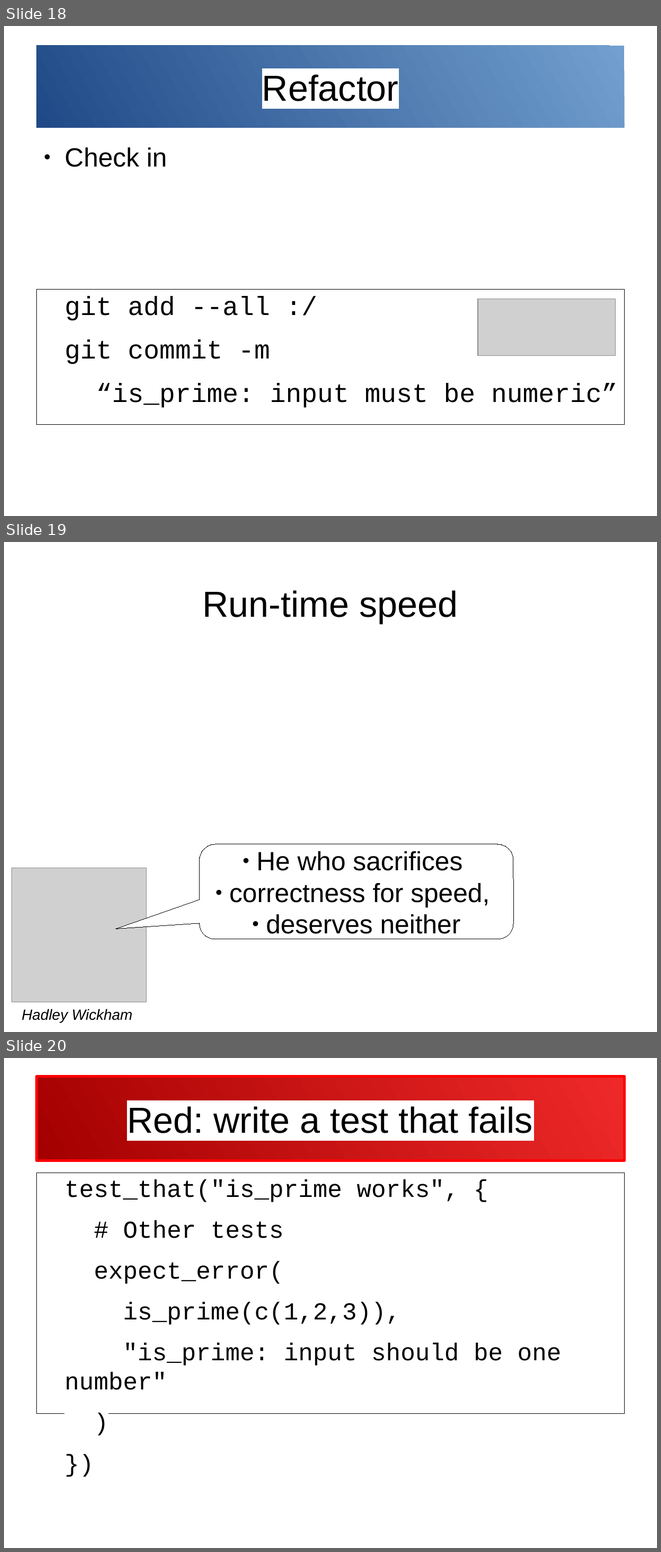
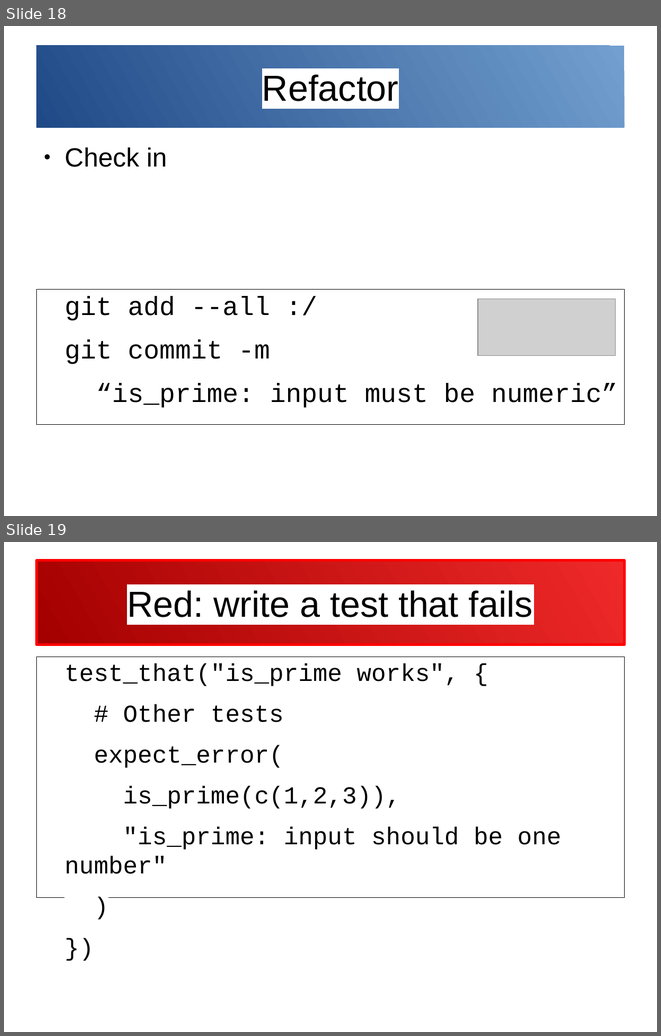
Before and after one commit to richelbilderbeek/PresentationsAboutR, a slide deck: TestDrivenDevelopment/TestDrivenDevelopment.odp. Shown one above the other, each under a label of ours: slides 18, 19 and 20 before the commit, slides 18 and 19 after it. The pictures are 661x1552 and 661x1036 pixels, drawn with LibreOffice and Linux fonts; fonts in the diff are those of the drawing; grey boxes stand for pictures. Boxes give left, top, right and bottom in pixels: in the first picture for what was removed or moved away, otherwise in the second. Text is boxed around its words. In the diff, an @@ line names an element or a change of style, - is before the commit and + after.

```diff
--- a/TestDrivenDevelopment/TestDrivenDevelopment.odp
+++ b/TestDrivenDevelopment/TestDrivenDevelopment.odp
@@ slide 19 removed at [4, 542, 657, 1032], background #FFFFFF @@
@@ title removed at [203, 590, 458, 623] @@
-Run-time speed
@@ rounded speech box removed at [200, 844, 513, 939] @@
-● He who sacrifices
-● correctness for speed,
-● deserves neither
@@ picture removed at [12, 868, 146, 1003] @@
@@ text removed at [21, 1008, 133, 1022] @@
-Hadley Wickham
@@ what was slide 20 is now slide 19 @@
```
Also in this commit, not shown: 3 slides changed, 3 slides added, 1 other slide removed, 1 other file.
